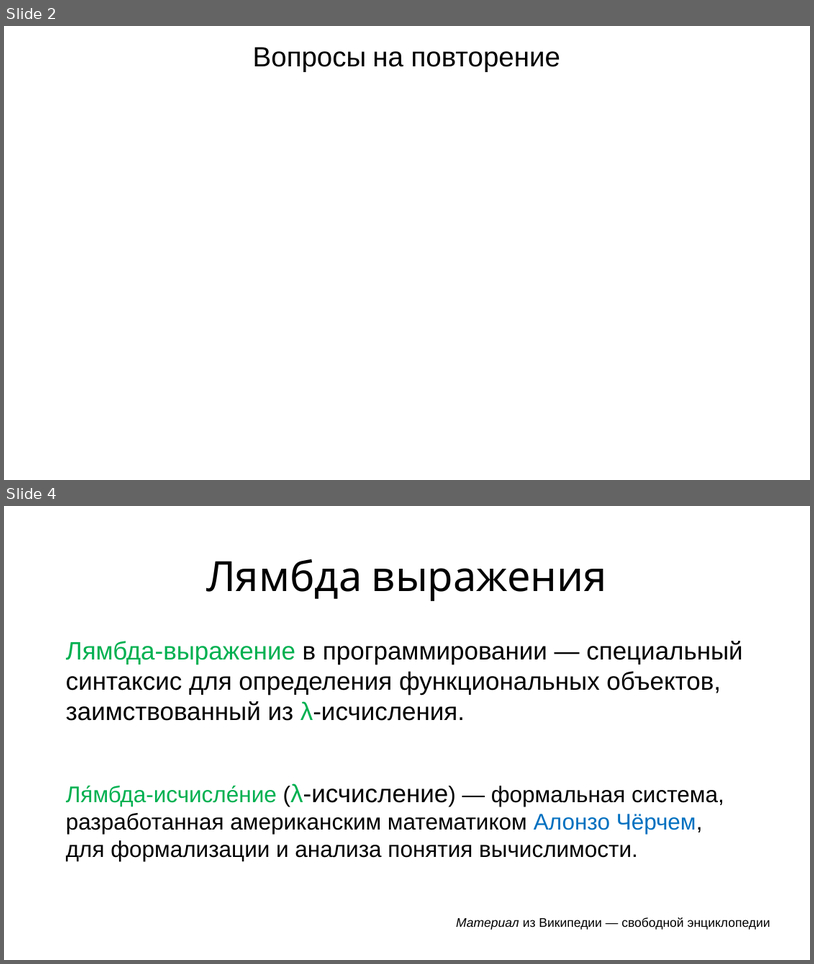
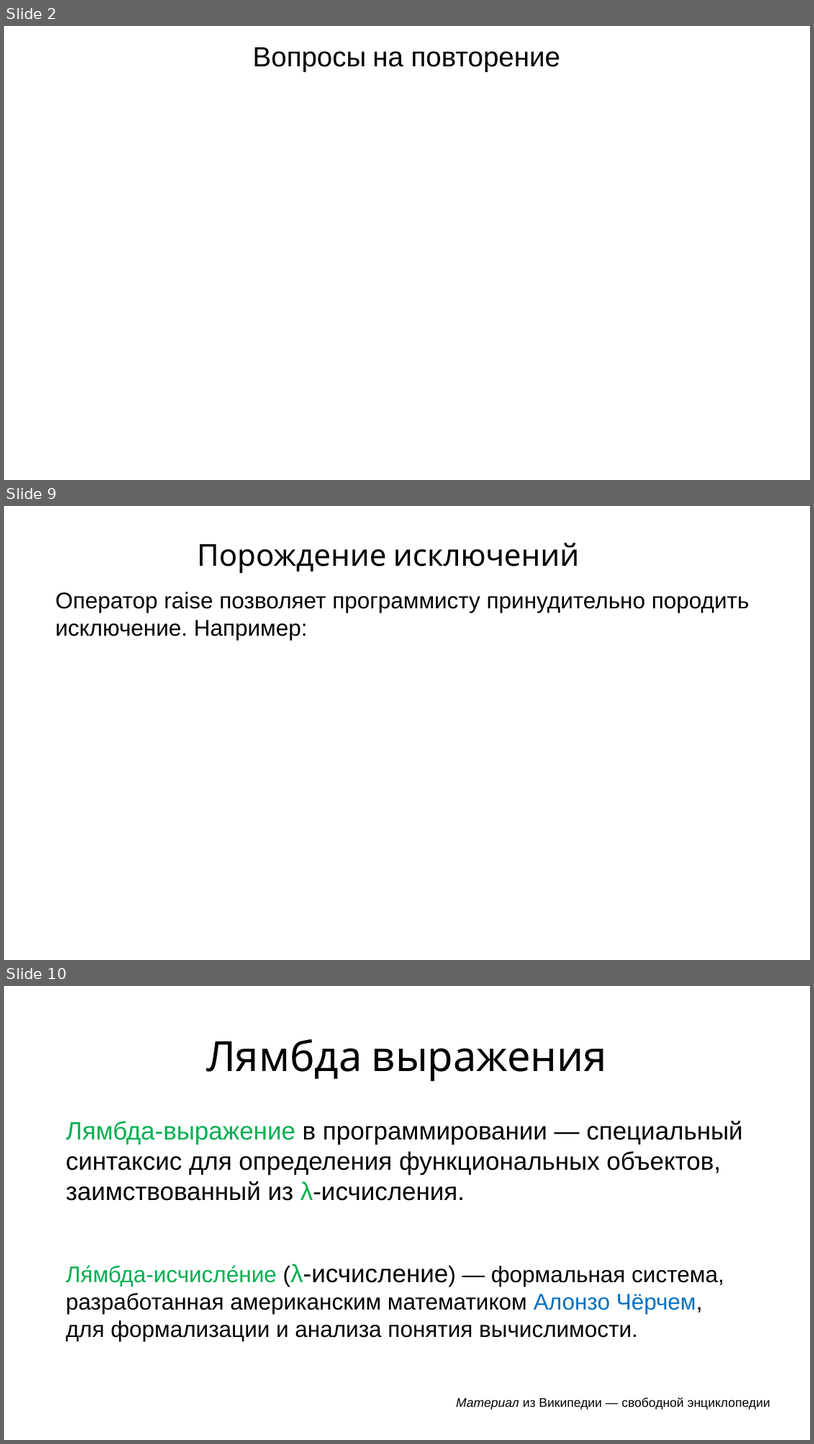
Before and after one commit to maxchv/LearnPython, a slide deck: week05/Exceptions.pptx. Shown one above the other, each under a label of ours: slides 2 and 4 before the commit, slides 2, 9 and 10 after it; the slides between them are not shown. The pictures are 814x964 and 814x1444 pixels, drawn with LibreOffice and Linux fonts; fonts in the diff are those of the drawing. Boxes give left, top, right and bottom in pixels: in the first picture for what was removed or moved away, otherwise in the second. Text is boxed around its words. In the diff, an @@ line names an element or a change of style, - is before the commit and + after.

```diff
--- a/week05/Exceptions.pptx
+++ b/week05/Exceptions.pptx
@@ slide 9 added at [4, 506, 810, 960], background #FFFFFF @@
@@ text added at [197, 543, 579, 573], 48 pt, text #000000 @@
+Порождение исключений
@@ text added at [55, 592, 750, 640], 36 pt, text #000000 @@
+Оператор raise позволяет программисту принудительно породить исключение. Например:
@@ what was slide 4 is now slide 10 @@
```
Also in this commit, not shown: 1 slide changed, 6 other slides added, 1 slide removed, 1 other file.
